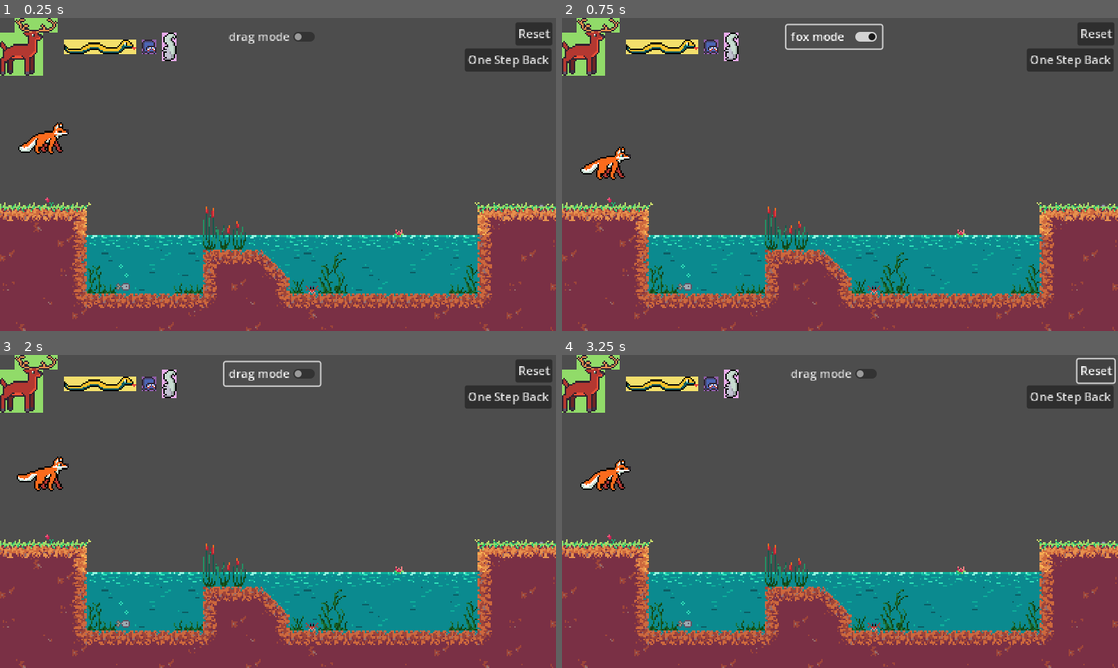
Above: before the commit, frames 1-4 (two rows, left to right).
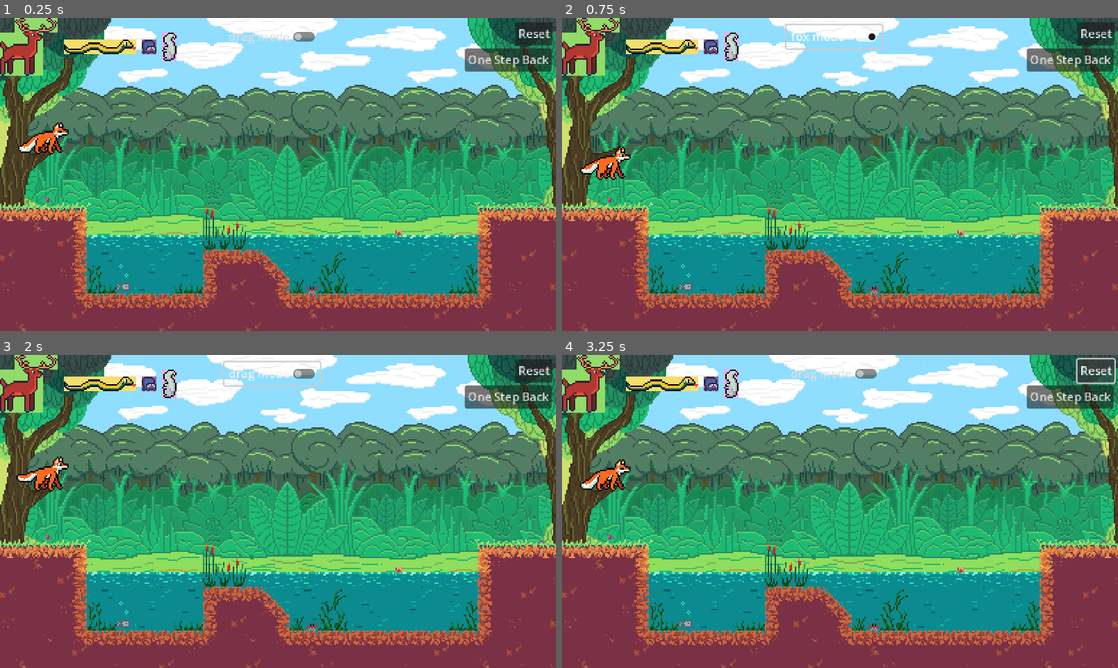
Above: after the commit, the same moments.

Repository: mango-gremlin/arch-enemies
Game: Godot game, scene res://bridges/scenes/Grid.tscn
Two runs of this game, one before a commit and one after it. Both use one fixed random seed, a clock stepped at 60 frames per second and the inputs below. This scene is started directly instead of the project's main scene.
Inputs:
- Up to frame 1 (0.25 s): no input
- Up to frame 2 (0.75 s): click "drag mode" at 0.5 s
- Up to frame 3 (2 s): click "fox mode" at 1.25 s
- Up to frame 4 (3.25 s): click "One Step Back" at 2 s; click "Reset" at 2.75 s

The runs differ from the first frame. In frame 1, 59% of the frame differs, in the area x 0-100%, y 0-70%; in frame 2, 58%; in frame 3, 58%; in frame 4, 58%.

Commit message:
Added a background to the example level

Diff:
--- a/Arch-enemies/bridges/scenes/Grid.tscn
+++ b/Arch-enemies/bridges/scenes/Grid.tscn
@@ -17,6 +17,7 @@
 [ext_resource type="PackedScene" uid="uid://dvgr170gyuhpq" path="res://bridges/scenes/player.tscn" id="12_y7gdk"]
 [ext_resource type="PackedScene" uid="uid://021q4tynwnot" path="res://bridges/scenes/water_detection.tscn" id="14_yxqwc"]
 [ext_resource type="PackedScene" uid="uid://cbremi6mc4sua" path="res://bridges/scenes/world_edge.tscn" id="15_7vrq2"]
+[ext_resource type="PackedScene" uid="uid://dynxnwixd1bke" path="res://bridges/scenes/parallax_background.tscn" id="18_uekha"]
 
 [sub_resource type="TileSetAtlasSource" id="TileSetAtlasSource_gxf1m"]
 texture = ExtResource("1_uowbf")
@@ -773,6 +774,8 @@
 position = Vector2(-10, 40)
 scale = Vector2(1, 10)
 
+[node name="parallax_background" parent="." instance=ExtResource("18_uekha")]
+
 [connection signal="current_grid" from="Grid" to="Grid/Control/Drag_Grid" method="_on_grid_current_grid"]
 [connection signal="current_grid" from="Grid" to="Grid/Control/Animal_Inventory/Deer_Item" method="_on_grid_current_grid"]
 [connection signal="current_grid" from="Grid" to="Grid/Control/Animal_Inventory/Snake_Item" method="_on_grid_current_grid"]
--- /dev/null
+++ b/Arch-enemies/bridges/scenes/bridge_background.tscn
@@ -0,0 +1,3 @@
+[gd_scene format=3 uid="uid://csvfjtrubs0hv"]
+
+[node name="bridge_background" type="ParallaxLayer"]
--- /dev/null
+++ b/Arch-enemies/bridges/scenes/parallax_background.tscn
@@ -0,0 +1,27 @@
+[gd_scene load_steps=4 format=3 uid="uid://dynxnwixd1bke"]
+
+[ext_resource type="Texture2D" uid="uid://jrpjk66rpxgu" path="res://bridges/assets/background/background_center.png" id="1_b5mb5"]
+[ext_resource type="Texture2D" uid="uid://pp2iklxt3y8a" path="res://bridges/assets/background/background_left.png" id="2_7d0kf"]
+[ext_resource type="Texture2D" uid="uid://bqgilfwt6nexk" path="res://bridges/assets/background/background_right.png" id="3_ob517"]
+
+[node name="parallax_background" type="ParallaxBackground"]
+
+[node name="center_layer" type="ParallaxLayer" parent="."]
+
+[node name="sprite_1" type="Sprite2D" parent="center_layer"]
+position = Vector2(100, 100)
+texture = ExtResource("1_b5mb5")
+
+[node name="sprite_2" type="Sprite2D" parent="center_layer"]
+position = Vector2(300, 100)
+texture = ExtResource("1_b5mb5")
+
+[node name="static_sides" type="ParallaxLayer" parent="."]
+
+[node name="sprite_left_side" type="Sprite2D" parent="static_sides"]
+position = Vector2(100, 100)
+texture = ExtResource("2_7d0kf")
+
+[node name="sprite_right_side" type="Sprite2D" parent="static_sides"]
+position = Vector2(300, 100)
+texture = ExtResource("3_ob517")
Binary file added: Arch-enemies/bridges/assets/background/background_center.png
Not shown, added: Arch-enemies/bridges/assets/background/background_center.png.import
Binary file added: Arch-enemies/bridges/assets/background/background_left.png
Not shown, added: Arch-enemies/bridges/assets/background/background_left.png.import
Binary file added: Arch-enemies/bridges/assets/background/background_right.png
Not shown, added: Arch-enemies/bridges/assets/background/background_right.png.import
Not shown: 1 places in Arch-enemies/bridges/scenes/Grid.tscn that only renumber resources
